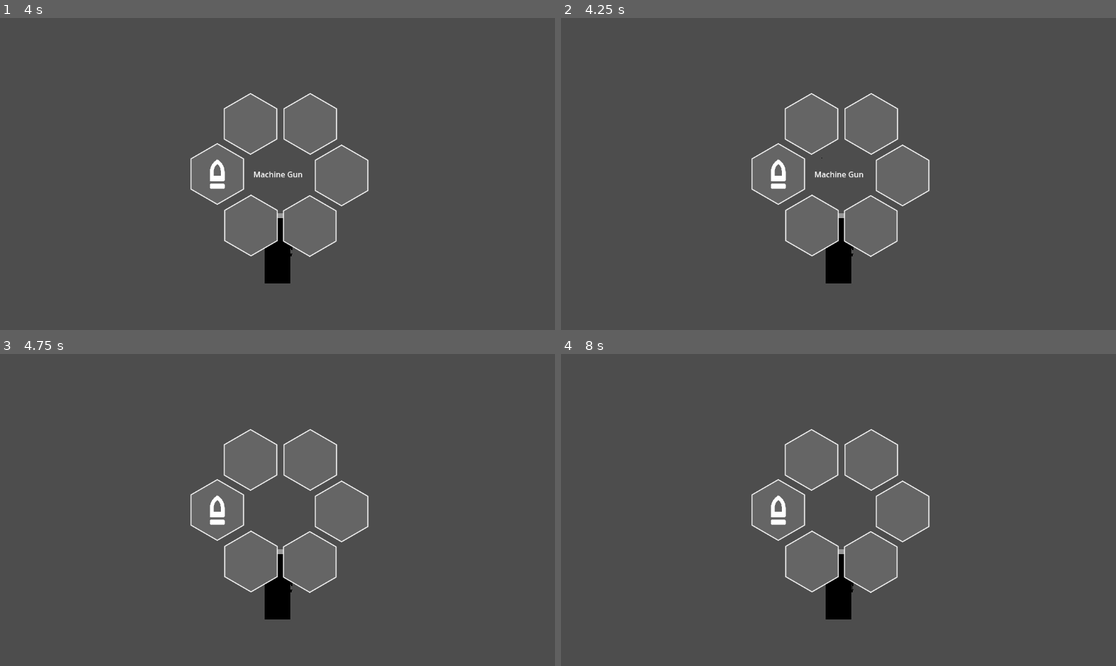
Above: before the commit, frames 1-4 (two rows, left to right).
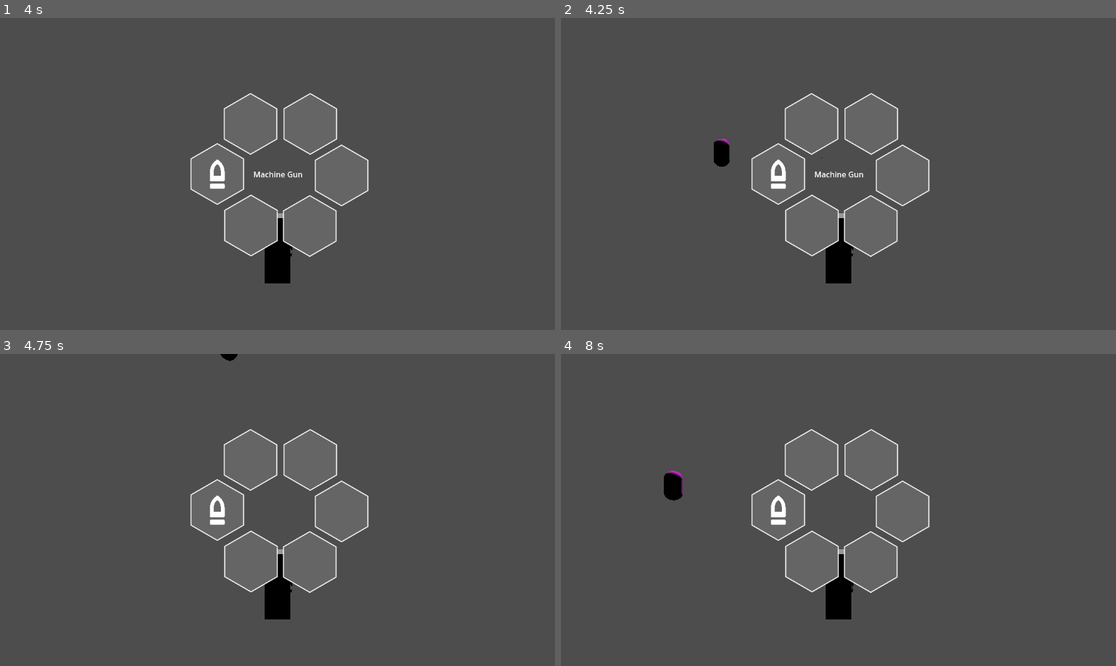
Above: after the commit, the same moments.

Repository: sarisman84/BrackeysGJ2024.2
Game: Godot game, scene res://Level/s_player_test.tscn
Same seed, same stepped clock (60 frames per second), same inputs: the game is played once before the commit and once after it. The project has no main scene, so this scene is started directly.
Inputs (mouse positions are in pixels of both pictures, inside the frame that each line leads up to):
- Up to frame 1 (4 s): move the mouse to (305, 174) at 0.52 s; hold F (interact) 0.53-1.28 s; hold W (move_forward) 0.53-3.5 s; tap Space (jump) at 0.77, 1.52, 3.02 s; move the mouse to (249, 174) at 1.27 s; click (249, 174) at 1.35 s; move the mouse to (288, 167) at 2.02 s; tap Q (weapon_select) at 2.1 s; move the mouse to (249, 236) at 2.77 s; tap F (interact) at 2.85 s; click (216, 174) at 3.5 s
- Up to frame 2 (4.25 s): no input
- Up to frame 3 (4.75 s): move the mouse to (444, 556) at 4.27 s; press the mouse at (444, 556) at 4.28 s; hold A (move_left) from 4.28 s (still down); tap Space (jump) at 4.52 s
- Up to frame 4 (8 s): release A (move_left) at 5 s; release the mouse at (1005, 556) at 5 s; click (810, 563) at 5 s; click (871, 563) at 5.75 s; click (905, 510) at 6.5 s; click (871, 460) at 7.25 s

Frame 1 is identical in both runs. In frame 2, 0.2% of the frame differs, in the area x 27-31%, y 38-48%; in frame 3, less than 0.1%; in frame 4, 0.3%, in the area x 18-22%, y 37-47%.
Error in both runs: Invalid assignment of property or key 'selected_weapon_index' with value of type 'int' on a base object of type 'Node3D (WeaponManager)'. (res://Player/Scripts…

Commit message:
Enemy Spawner

Diff:
--- /dev/null
+++ b/Enemies/Scripts/enemy_spawner.gd
@@ -0,0 +1,51 @@
+extends Node3D
+
+@onready var m_wave_timer = $wave_timer
+@onready var m_downtime_timer = $downtime_timer
+
+@export var enemies : Array[PackedScene]
+@export var spawn_distance = 15
+@export var flying_distance = 10
+@export var timer_decrease = 0.1
+@export var timer_limit = 1.0
+
+var waves_spawned = 0:
+	set(value):
+		waves_spawned = value
+		#Transition to Phase 2
+		if value == 10:
+			enemy_picker_limit = 1
+			start_downtime()
+			return
+		#Transition to Phase 3
+		elif value == 20:
+			enemy_picker_limit = 2
+			start_downtime()
+			return
+
+		if m_wave_timer.wait_time > timer_limit:
+			m_wave_timer.start(m_wave_timer.wait_time - timer_decrease)
+		else:
+			m_wave_timer.start()
+var enemy_picker_limit = 0
+
+func position_randomize() -> Vector3:
+	var output = Vector3(randf_range(-1,1), 0, randf_range(-1,1))
+	output = (output.normalized() * spawn_distance) + Global.player_coords
+	return output
+
+func _on_timer_timeout() -> void:
+	spawn_wave()
+	waves_spawned += 1
+
+func spawn_wave() -> void:
+	for i in randi_range(1, enemy_picker_limit + 2):
+		var chosen_enemy = randi_range(0, enemy_picker_limit)
+		var scene = enemies[chosen_enemy].instantiate()
+		scene.position = position_randomize()
+		if chosen_enemy == 1:
+			scene.position.y += flying_distance
+		add_child(scene)
+
+func start_downtime() -> void:
+	m_downtime_timer.start()
--- a/Enemies/Scripts/flying_enemy.gd
+++ b/Enemies/Scripts/flying_enemy.gd
@@ -1,6 +1,6 @@
 extends CharacterBody3D
 
-@export var m_speed : int = 12
+@export var m_speed : int = 6
 
 func _physics_process(_delta: float) -> void:
 	var m_position_diff = Global.player_coords - position
--- a/Enemies/Scripts/shooting_enemy.gd
+++ b/Enemies/Scripts/shooting_enemy.gd
@@ -1,6 +1,6 @@
 extends CharacterBody3D
 
-@export var m_speed : int = 10
+@export var m_speed : int = 4
 @export var m_shooting_distance : int = 8
 var m_gravity = ProjectSettings.get_setting("physics/3d/default_gravity")
 
--- a/Interactables/Scripts/weapon_station.gd
+++ b/Interactables/Scripts/weapon_station.gd
@@ -2,9 +2,7 @@
 
 
 func _on_area_body_entered(body: Node3D) -> void:
-	print("yes")
 	if body.is_in_group("Player"):
-		print("yes")
 		Global.player_at_shop = true
 
 func _on_area_body_exited(body: Node3D) -> void:
--- a/Level/s_player_test.tscn
+++ b/Level/s_player_test.tscn
@@ -1,8 +1,12 @@
-[gd_scene load_steps=4 format=3 uid="uid://duj4fulbycx3j"]
+[gd_scene load_steps=8 format=3 uid="uid://duj4fulbycx3j"]
 
 [ext_resource type="PackedScene" uid="uid://clmojr6n6jc32" path="res://Player/p_player.tscn" id="1_vw2pc"]
 [ext_resource type="PackedScene" uid="uid://dbqqjaey7p3cl" path="res://Interactables/Scenes/weapon_station.tscn" id="2_qf88q"]
 [ext_resource type="PackedScene" uid="uid://djq2jxg8ly7e1" path="res://Weapons/Ammo/p_ammo_pickup.tscn" id="2_ys08t"]
+[ext_resource type="Script" path="res://Enemies/Scripts/enemy_spawner.gd" id="4_m4gm0"]
+[ext_resource type="PackedScene" uid="uid://dxcxm2wvtq7fp" path="res://Enemies/Scenes/basic_enemy.tscn" id="5_jxkdm"]
+[ext_resource type="PackedScene" uid="uid://dbhpk13ktqxn5" path="res://Enemies/Scenes/flying_enemy.tscn" id="6_seycy"]
+[ext_resource type="PackedScene" uid="uid://cjhnfiv3kdyek" path="res://Enemies/Scenes/shooting_enemy.tscn" id="7_o4a2m"]
 
 [node name="PlayerTest" type="Node"]
 
@@ -47,3 +51,19 @@
 
 [node name="ammo_pickup6" parent="." instance=ExtResource("2_ys08t")]
 transform = Transform3D(1, 0, 0, 0, 1, 0, 0, 0, 1, 8.90808, -0.975461, 12.8654)
+
+[node name="enemy_spawner" type="Node3D" parent="."]
+script = ExtResource("4_m4gm0")
+enemies = Array[PackedScene]([ExtResource("5_jxkdm"), ExtResource("6_seycy"), ExtResource("7_o4a2m")])
+
+[node name="wave_timer" type="Timer" parent="enemy_spawner"]
+wait_time = 4.0
+one_shot = true
+autostart = true
+
+[node name="downtime_timer" type="Timer" parent="enemy_spawner"]
+wait_time = 10.0
+one_shot = true
+
+[connection signal="timeout" from="enemy_spawner/wave_timer" to="enemy_spawner" method="_on_timer_timeout"]
+[connection signal="timeout" from="enemy_spawner/downtime_timer" to="enemy_spawner" method="_on_timer_timeout"]
--- a/Player/Scripts/avatar_controller.gd
+++ b/Player/Scripts/avatar_controller.gd
@@ -54,6 +54,7 @@
 
 
 	move_and_slide()
+	Global.player_coords = position
 
 
 func _process(delta : float) -> void:
